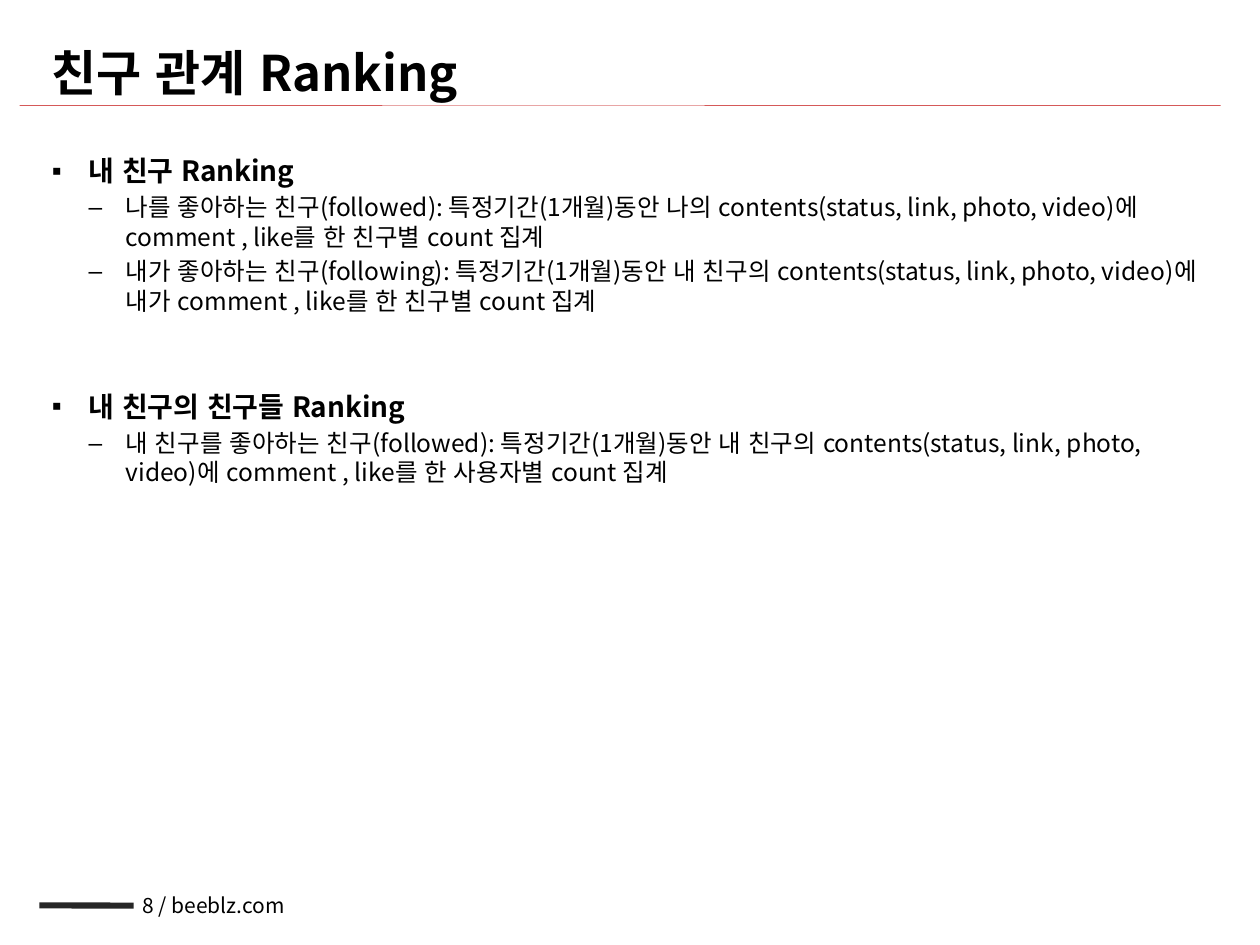
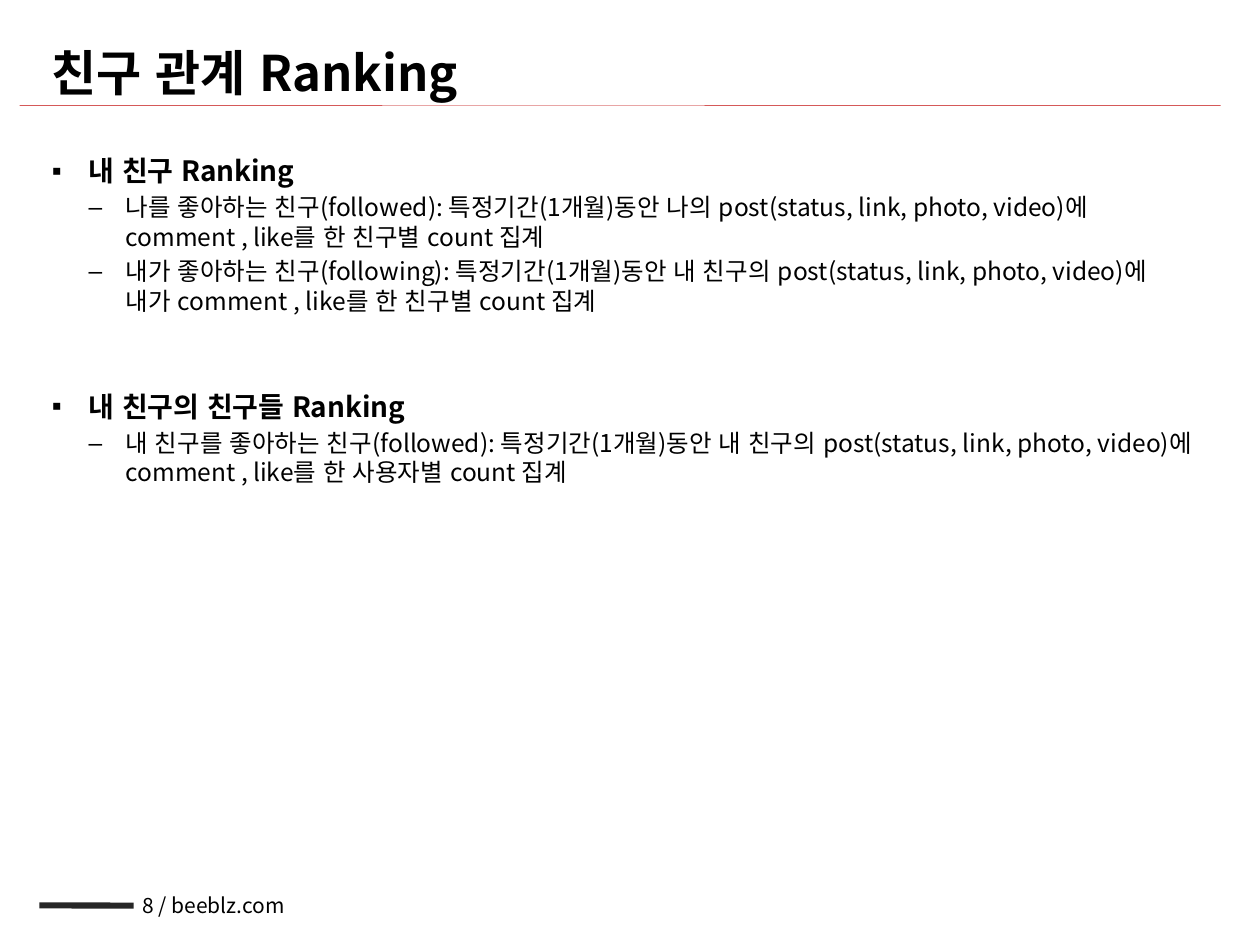
Before and after one commit to NathanaelFebrianto/sonya, a slide deck: slide 8 of beeblz/beeblz-facebook/doc/facebook_sna_v0.1_20101216_배영규.pptx. Drawn at 1260x945 pixels with LibreOffice and Linux fonts; fonts in the diff are those of the drawing. Boxes give left, top, right and bottom in pixels: in the first picture for what was removed or moved away, otherwise in the second. Text is boxed around its words. In the diff, an @@ line names an element or a change of style, - is before the commit and + after.

```diff
--- a/beeblz/beeblz-facebook/doc/facebook_sna_v0.1_20101216_배영규.pptx
+++ b/beeblz/beeblz-facebook/doc/facebook_sna_v0.1_20101216_배영규.pptx
@@ text at [126, 195, 1148, 312]: text changed @@
-  – 나를 좋아하는 친구(followed): 특정기간(1개월)동안 나의 contents(status, link, photo, video)에 comment , like를 한 친구별 count 집계
-  – 내가 좋아하는 친구(following): 특정기간(1개월)동안 내 친구의 contents(status, link, photo, video)에 내가 comment , like를 한 친구별 count 집계
+  – 나를 좋아하는 친구(followed): 특정기간(1개월)동안 나의 post(status, link, photo, video)에 comment , like를 한 친구별 count 집계
+  – 내가 좋아하는 친구(following): 특정기간(1개월)동안 내 친구의 post(status, link, photo, video)에 내가 comment , like를 한 친구별 count 집계
@@ text at [126, 431, 1193, 483]: text changed @@
-  – 내 친구를 좋아하는 친구(followed): 특정기간(1개월)동안 내 친구의 contents(status, link, photo, video)에 comment , like를 한 사용자별 count 집계
+  – 내 친구를 좋아하는 친구(followed): 특정기간(1개월)동안 내 친구의 post(status, link, photo, video)에 comment , like를 한 사용자별 count 집계
```
Also in this commit, not shown: 2 other slides changed, 1 slide added.
